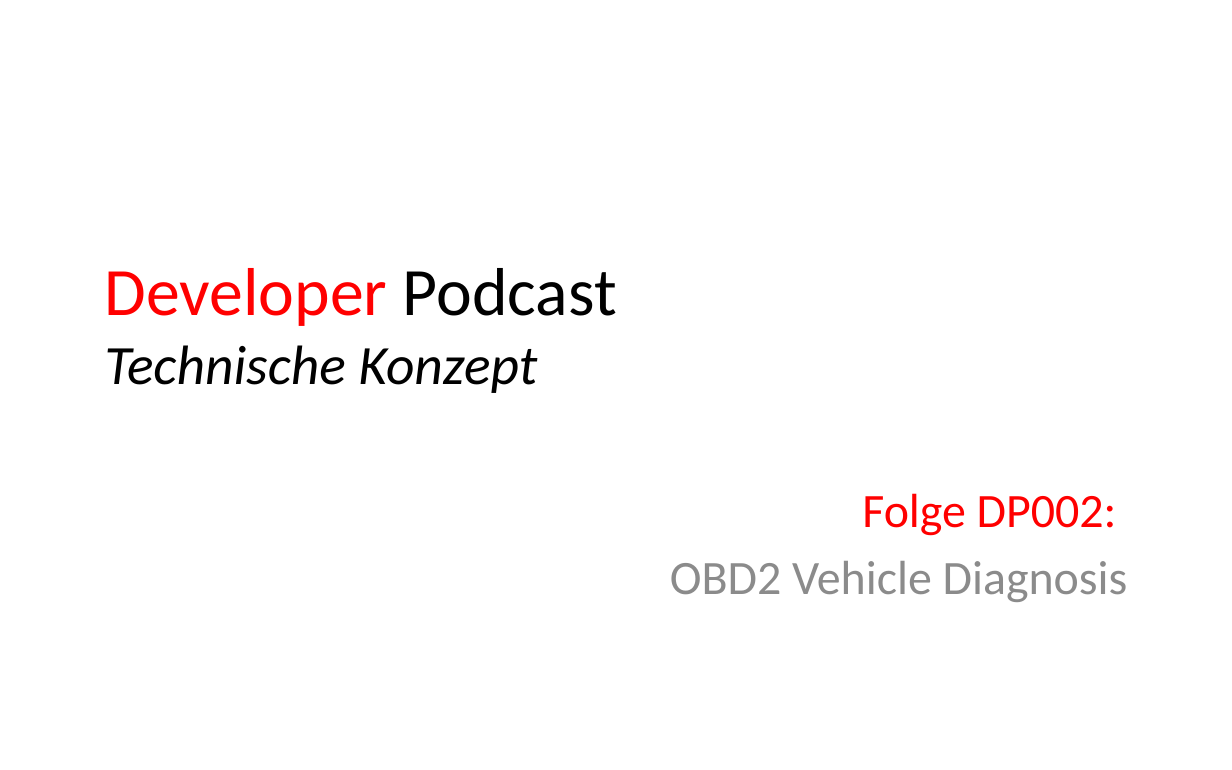
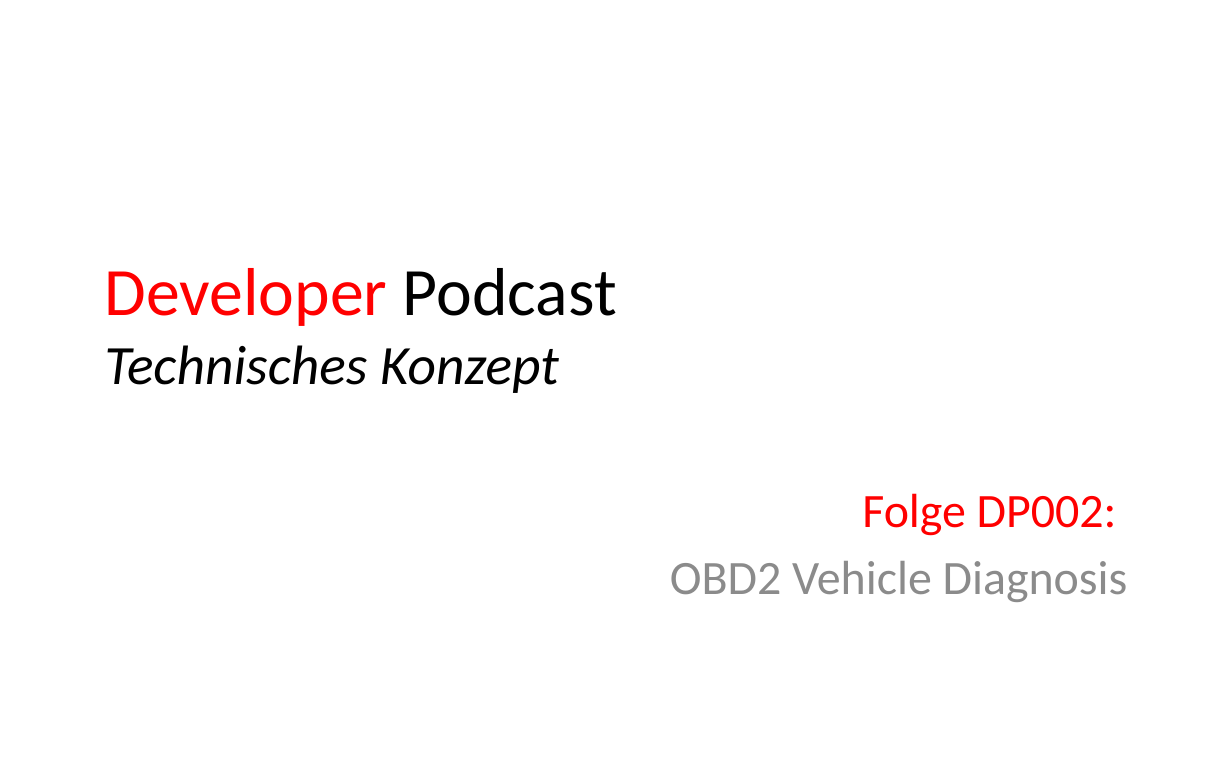
Before and after one commit to msedd/DP002-OBD2_Vehicle_Diagnosis, a slide deck: slide 1 of DP002-Technische_Konzept.ppt. Drawn at 1232x770 pixels with LibreOffice and Linux fonts; fonts in the diff are those of the drawing. Boxes give left, top, right and bottom in pixels: in the first picture for what was removed or moved away, otherwise in the second. Text is boxed around its words. In the diff, an @@ line names an element or a change of style, - is before the commit and + after.

```diff
--- a/DP002-Technische_Konzept.ppt
+++ b/DP002-Technische_Konzept.ppt
@@ title at (105,268,617,393): text changed @@
-Developer Podcast
-Technische Konzept
+Developer Podcast
+Technisches Konzept
```
Also in this commit, not shown: 3 other slides changed, 6 slides added, 1 other file.
